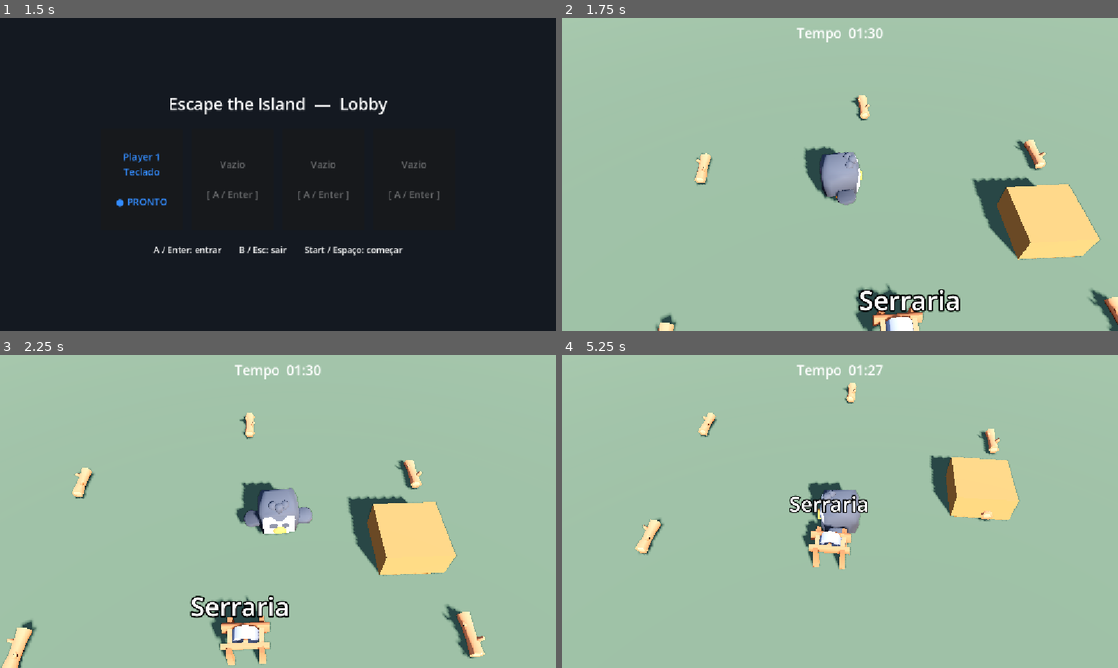
Above: before the commit, frames 1-4 (two rows, left to right).
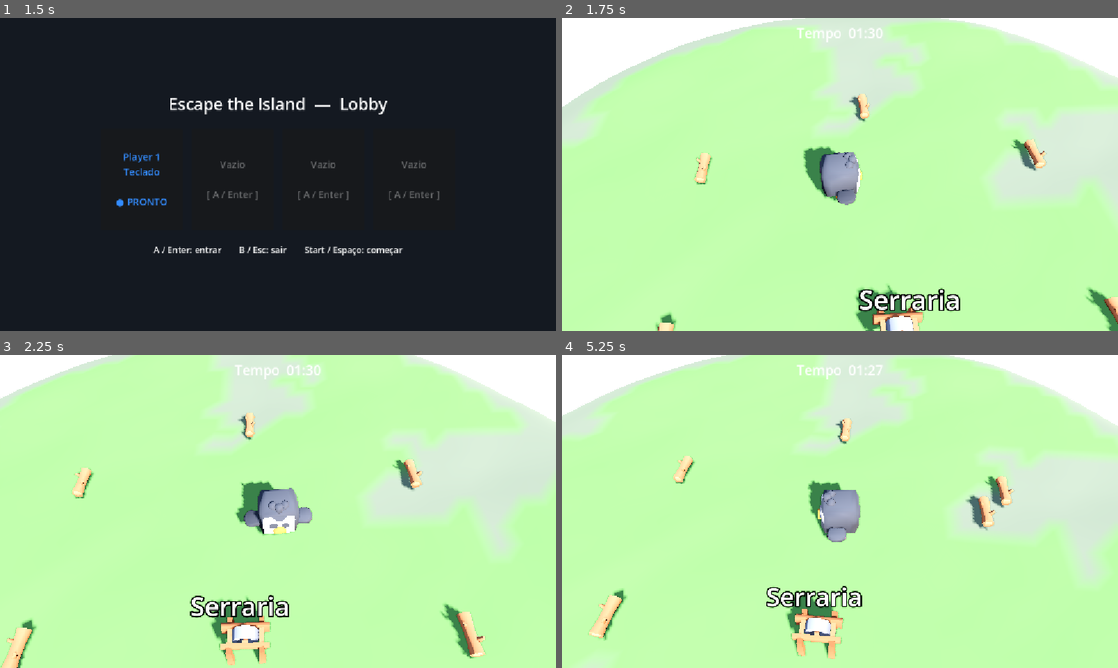
Above: after the commit, the same moments.

Repository: Hashiramaz/multiplayer-godot
Game: Godot game, scene res://scenes/menu/MainMenu.tscn
The game is run twice, just before and just after one commit, with the same random seed, the same clock (stepped at 60 frames per second) and the same inputs.
Inputs:
- Up to frame 1 (1.5 s): click "Jogar" at 0.5 s; tap Enter at 1.25 s; hold D from 1.28 s (still down); hold E from 1.28 s (still down)
- Up to frame 2 (1.75 s): keep holding D; keep holding E; tap Space at 1.52 s
- Up to frame 3 (2.25 s): release D at 2.03 s; release E at 2.03 s; hold S from 2.03 s (still down); tap Enter at 2.1 s
- Up to frame 4 (5.25 s): tap Space at 2.27, 3.77, 4.52 s; release S at 2.78 s; hold D 2.78-3.53 s; tap Keypad Enter at 2.85 s; hold W 3.53-4.28 s; tap Backspace at 3.6 s; hold E 4.28-5.03 s; hold A from 4.28 s (still down); tap Enter at 5.1 s

Frame 1 is identical in both runs. In frame 2, 97% of the frame differs, in the area x 0-100%, y 0-100%; in frame 3, 96%; in frame 4, 99%.

Commit message:
Island terrain, toon water, and outline via CompositorEffect
- Procedural island (island.gd @tool): gently-irregular sand/grass plateau
  sloping to beaches below the water line; runtime trimesh collision
- Toon water shader ported from Godot 3 to 4 (declared depth texture,
  source_color, INV_PROJECTION depth reconstruction) on a surrounding plane
- Outline moved from a fullscreen screen-reading quad to a CompositorEffect
  (POST_TRANSPARENT compute pass) so the transparent water renders correctly
- Arena swaps the flat floor/obstacle for the Island; wires the compositor
  on the camera in arena.gd
- posterize_pp.tres / posterize_outline.gdshader are now unused (kept for ref)

Co-Authored-By: Claude Opus 4.8 <noreply@anthropic.com>

Diff:
--- /dev/null
+++ b/Assets/Shaders/toon_water.gdshader
@@ -0,0 +1,82 @@
+// Toon water, ported to Godot 4 from Erik Roystan Ross's Unity shader
+// (https://roystan.net/articles/toon-water.html), original Godot 3 port on
+// godotshaders.com. Godot 4 changes: DEPTH_TEXTURE declared as a uniform,
+// hint_color -> source_color, depth reconstructed via INV_PROJECTION_MATRIX.
+shader_type spatial;
+render_mode cull_disabled;
+
+const float SMOOTHSTEP_AA = 0.01;
+
+uniform sampler2D DEPTH_TEXTURE : hint_depth_texture, filter_linear_mipmap;
+uniform sampler2D surfaceNoise : repeat_enable;
+uniform sampler2D distortNoise : repeat_enable;
+
+uniform float beer_factor = 1.5;
+
+uniform float foam_max_distance = 0.4;
+uniform float foam_min_distance = 0.04;
+uniform vec4 foam_color : source_color = vec4(1.0);
+
+uniform vec2 surface_noise_tiling = vec2(1.0, 4.0);
+uniform vec3 surface_noise_scroll = vec3(0.03, 0.03, 0.0);
+uniform float surface_noise_cutoff : hint_range(0.0, 1.0) = 0.777;
+uniform float surface_distortion_amount : hint_range(0.0, 1.0) = 0.27;
+
+uniform vec4 depth_gradient_shallow : source_color = vec4(0.325, 0.807, 0.971, 0.725);
+uniform vec4 depth_gradient_deep : source_color = vec4(0.086, 0.407, 1.0, 0.749);
+uniform float depth_max_distance : hint_range(0.0, 1.0) = 1.0;
+uniform float depth_factor = 1.0;
+
+varying vec2 noiseUV;
+varying vec2 distortUV;
+varying vec3 viewNormal;
+
+vec4 alphaBlend(vec4 top, vec4 bottom) {
+	vec3 color = (top.rgb * top.a) + (bottom.rgb * (1.0 - top.a));
+	float alpha = top.a + bottom.a * (1.0 - top.a);
+	return vec4(color, alpha);
+}
+
+void vertex() {
+	viewNormal = (MODELVIEW_MATRIX * vec4(NORMAL, 0.0)).xyz;
+	noiseUV = UV * surface_noise_tiling;
+	distortUV = UV;
+}
+
+void fragment() {
+	// Reconstruct the opaque scene's view-space depth behind the water.
+	float depth_raw = texture(DEPTH_TEXTURE, SCREEN_UV).r;
+	vec3 ndc = vec3(SCREEN_UV * 2.0 - 1.0, depth_raw);
+	vec4 view = INV_PROJECTION_MATRIX * vec4(ndc, 1.0);
+	view.xyz /= view.w;
+	// Water column thickness (VERTEX.z is the water surface, both are negative).
+	float depth = VERTEX.z - view.z;
+	depth = 1.0 - exp(-depth * beer_factor);
+
+	vec3 existingNormal = vec3(dFdx(depth), dFdy(depth), 0.0);
+	float normalDot = clamp(dot(existingNormal, viewNormal), 0.0, 1.0);
+	float foamDistance = mix(foam_max_distance, foam_min_distance, normalDot);
+
+	float foamDepth = clamp(depth / foamDistance, 0.0, 1.0);
+	float surfaceNoiseCutoff = foamDepth * surface_noise_cutoff;
+
+	vec4 distortNoiseSample = texture(distortNoise, distortUV);
+	vec2 distortAmount = (distortNoiseSample.xy * 2.0 - 1.0) * surface_distortion_amount;
+
+	vec2 noise_uv = vec2(
+		(noiseUV.x + TIME * surface_noise_scroll.x) + distortAmount.x,
+		(noiseUV.y + TIME * surface_noise_scroll.y + distortAmount.y)
+	);
+	float surfaceNoiseSample = texture(surfaceNoise, noise_uv).r;
+	float surfaceNoiseAmount = smoothstep(surfaceNoiseCutoff - SMOOTHSTEP_AA, surfaceNoiseCutoff + SMOOTHSTEP_AA, surfaceNoiseSample);
+
+	float waterDepth = clamp(depth / depth_max_distance, 0.0, 1.0) * depth_factor;
+	vec4 waterColor = mix(depth_gradient_shallow, depth_gradient_deep, waterDepth);
+
+	vec4 surfaceNoiseColor = foam_color;
+	surfaceNoiseColor.a *= surfaceNoiseAmount;
+	vec4 color = alphaBlend(surfaceNoiseColor, waterColor);
+
+	ALBEDO = color.rgb;
+	ALPHA = color.a;
+}
--- /dev/null
+++ b/Assets/Shaders/toon_water.tres
@@ -0,0 +1,35 @@
+[gd_resource type="ShaderMaterial" format=3 uid="uid://03tsqnokhtco"]
+
+[ext_resource type="Shader" uid="uid://dmmvaghhw6jl3" path="res://Assets/Shaders/toon_water.gdshader" id="1_shader"]
+
+[sub_resource type="FastNoiseLite" id="fnl_distort"]
+frequency = 0.1
+
+[sub_resource type="NoiseTexture2D" id="tex_distort"]
+noise = SubResource("fnl_distort")
+seamless = true
+
+[sub_resource type="FastNoiseLite" id="fnl_surface"]
+frequency = 0.05
+
+[sub_resource type="NoiseTexture2D" id="tex_surface"]
+noise = SubResource("fnl_surface")
+seamless = true
+
+[resource]
+render_priority = 0
+shader = ExtResource("1_shader")
+shader_parameter/surfaceNoise = SubResource("tex_surface")
+shader_parameter/distortNoise = SubResource("tex_distort")
+shader_parameter/beer_factor = 1.5
+shader_parameter/foam_max_distance = 0.4
+shader_parameter/foam_min_distance = 0.04
+shader_parameter/foam_color = Color(1, 1, 1, 1)
+shader_parameter/surface_noise_tiling = Vector2(8, 8)
+shader_parameter/surface_noise_scroll = Vector3(0.03, 0.03, 0)
+shader_parameter/surface_noise_cutoff = 0.6
+shader_parameter/surface_distortion_amount = 0.15
+shader_parameter/depth_gradient_shallow = Color(0.3, 0.8, 0.85, 0.55)
+shader_parameter/depth_gradient_deep = Color(0.1, 0.4, 0.65, 0.85)
+shader_parameter/depth_max_distance = 1.0
+shader_parameter/depth_factor = 1.0
--- a/scenes/arena/Arena.tscn
+++ b/scenes/arena/Arena.tscn
@@ -7,8 +7,8 @@
 [ext_resource type="PackedScene" path="res://scenes/ui/MatchUI.tscn" id="match"]
 [ext_resource type="PackedScene" path="res://scenes/ui/PauseMenu.tscn" id="pause"]
 [ext_resource type="PackedScene" path="res://scenes/player/Player.tscn" id="player_scene"]
-[ext_resource type="Material" uid="uid://ba7ailjdm7u5t" path="res://Assets/Shaders/posterize_pp.tres" id="pp_material"]
 [ext_resource type="PackedScene" uid="uid://0f7aopcqkhmj" path="res://scenes/interactables/Sawmill.tscn" id="sawmill"]
+[ext_resource type="PackedScene" path="res://scenes/arena/Island.tscn" id="island"]
 
 [sub_resource type="ProceduralSkyMaterial" id="sky_mat"]
 
@@ -28,28 +28,6 @@
 adjustment_contrast = 1.08
 adjustment_saturation = 1.15
 
-[sub_resource type="BoxMesh" id="floor_mesh"]
-size = Vector3(40, 1, 40)
-
-[sub_resource type="StandardMaterial3D" id="floor_mat"]
-albedo_color = Color(0.35, 0.42, 0.35, 1)
-
-[sub_resource type="BoxShape3D" id="floor_shape"]
-size = Vector3(40, 1, 40)
-
-[sub_resource type="BoxMesh" id="obs_mesh"]
-size = Vector3(2, 1, 2)
-
-[sub_resource type="StandardMaterial3D" id="obs_mat"]
-albedo_color = Color(0.7, 0.5, 0.3, 1)
-
-[sub_resource type="BoxShape3D" id="obs_shape"]
-size = Vector3(2, 1, 2)
-
-[sub_resource type="QuadMesh" id="pp_quad"]
-flip_faces = true
-size = Vector2(2, 2)
-
 [node name="Arena" type="Node3D" unique_id=352569236]
 script = ExtResource("arena")
 player_scene = ExtResource("player_scene")
@@ -64,25 +42,7 @@
 light_angular_distance = 1.5
 shadow_enabled = true
 
-[node name="Floor" type="StaticBody3D" parent="." unique_id=709559182]
-transform = Transform3D(1, 0, 0, 0, 1, 0, 0, 0, 1, 0, -0.5, 0)
-
-[node name="Mesh" type="MeshInstance3D" parent="Floor" unique_id=835095901]
-mesh = SubResource("floor_mesh")
-surface_material_override/0 = SubResource("floor_mat")
-
-[node name="Collision" type="CollisionShape3D" parent="Floor" unique_id=214357602]
-shape = SubResource("floor_shape")
-
-[node name="Obstacle" type="StaticBody3D" parent="." unique_id=1762303042]
-transform = Transform3D(1, 0, 0, 0, 1, 0, 0, 0, 1, 5, 0.5, 0)
-
-[node name="Mesh" type="MeshInstance3D" parent="Obstacle" unique_id=462423361]
-mesh = SubResource("obs_mesh")
-surface_material_override/0 = SubResource("obs_mat")
-
-[node name="Collision" type="CollisionShape3D" parent="Obstacle" unique_id=135389705]
-shape = SubResource("obs_shape")
+[node name="Island" parent="." instance=ExtResource("island")]
 
 [node name="SpawnPoints" type="Node3D" parent="." unique_id=1285029624]
 
@@ -131,13 +91,6 @@
 transform = Transform3D(1, 0, 0, 0, 0.707, 0.707, 0, -0.707, 0.707, 0, 12, 12)
 fov = 45.0
 
-[node name="PostProcess" type="MeshInstance3D" parent="CameraRig/Camera3D" unique_id=1897753922]
-transform = Transform3D(1, 0, 0, 0, 1, 0, 0, 0, 1, 0, 0, -1)
-cast_shadow = 0
-extra_cull_margin = 16384.0
-mesh = SubResource("pp_quad")
-surface_material_override/0 = ExtResource("pp_material")
-
 [node name="PauseMenu" parent="." unique_id=1416911999 instance=ExtResource("pause")]
 
 [node name="MatchUI" parent="." unique_id=1913517077 instance=ExtResource("match")]
--- /dev/null
+++ b/scenes/arena/Island.tscn
@@ -0,0 +1,17 @@
+[gd_scene load_steps=4 format=3]
+
+[ext_resource type="Script" path="res://scripts/arena/island.gd" id="1_island"]
+[ext_resource type="Material" path="res://Assets/Shaders/toon_water.tres" id="2_water"]
+
+[sub_resource type="PlaneMesh" id="water_mesh"]
+size = Vector2(90, 90)
+
+[node name="Island" type="Node3D"]
+
+[node name="Terrain" type="MeshInstance3D" parent="."]
+script = ExtResource("1_island")
+
+[node name="Water" type="MeshInstance3D" parent="."]
+transform = Transform3D(1, 0, 0, 0, 1, 0, 0, 0, 1, 0, -0.8, 0)
+mesh = SubResource("water_mesh")
+material_override = ExtResource("2_water")
--- a/scripts/arena/arena.gd
+++ b/scripts/arena/arena.gd
@@ -11,6 +11,17 @@
 
 func _ready() -> void:
 	_spawn_players()
+	_setup_outline()
+
+## Attaches the outline post-process as a CompositorEffect on the camera. Doing it
+## after transparents (inside the effect) is what lets the transparent water show.
+func _setup_outline() -> void:
+	var camera := get_node_or_null("CameraRig/Camera3D") as Camera3D
+	if camera == null:
+		return
+	var compositor := Compositor.new()
+	compositor.compositor_effects = [OutlineEffect.new()]
+	camera.compositor = compositor
 
 func _spawn_players() -> void:
 	if player_scene == null:
--- /dev/null
+++ b/scripts/arena/island.gd
@@ -0,0 +1,95 @@
+@tool
+extends MeshInstance3D
+## Procedurally builds a gently-irregular island: a flat-ish sand/grass plateau in
+## the middle that slopes down to beaches and dips below the water line at the
+## edges, so the surrounding water plane laps the shore.
+##
+## The visual mesh regenerates in-editor (@tool) so props can be placed against it;
+## collision is only built at runtime. Tick "Rebuild" in the Inspector to refresh.
+
+@export var rebuild: bool = false:
+	set(value):
+		rebuild = false
+		_generate_mesh()
+
+@export_group("Shape")
+@export var world_size: float = 48.0
+@export var resolution: int = 64
+@export var plateau_radius: float = 13.0
+@export var shore_radius: float = 21.0
+@export var bump_height: float = 0.35
+@export var seabed_depth: float = 3.0
+@export var noise_seed: int = 1
+@export var noise_frequency: float = 0.06
+
+@export_group("Colors")
+@export var grass_color: Color = Color(0.45, 0.68, 0.38)
+@export var sand_color: Color = Color(0.85, 0.79, 0.56)
+@export var seabed_color: Color = Color(0.52, 0.58, 0.5)
+
+func _ready() -> void:
+	_generate_mesh()
+	if not Engine.is_editor_hint():
+		_generate_collision()
+
+func _generate_mesh() -> void:
+	var noise := FastNoiseLite.new()
+	noise.seed = noise_seed
+	noise.frequency = noise_frequency
+
+	var st := SurfaceTool.new()
+	st.begin(Mesh.PRIMITIVE_TRIANGLES)
+
+	var step := world_size / float(resolution)
+	var half := world_size * 0.5
+	for iz in range(resolution + 1):
+		for ix in range(resolution + 1):
+			var px := ix * step - half
+			var pz := iz * step - half
+			var h := _height(px, pz, noise)
+			st.set_color(_color_for(h, px, pz))
+			st.set_uv(Vector2(float(ix) / resolution, float(iz) / resolution))
+			st.add_vertex(Vector3(px, h, pz))
+
+	var row := resolution + 1
+	for iz in range(resolution):
+		for ix in range(resolution):
+			var i := iz * row + ix
+			st.add_index(i)
+			st.add_index(i + 1)
+			st.add_index(i + row)
+			st.add_index(i + 1)
+			st.add_index(i + row + 1)
+			st.add_index(i + row)
+
+	st.generate_normals()
+	mesh = st.commit()
+
+	if material_override == null:
+		var mat := StandardMaterial3D.new()
+		mat.vertex_color_use_as_albedo = true
+		mat.roughness = 0.95
+		material_override = mat
+
+func _height(x: float, z: float, noise: FastNoiseLite) -> float:
+	var r := sqrt(x * x + z * z)
+	# 1 inside the plateau, easing to 0 at the shore and beyond.
+	var t_land := 1.0 - smoothstep(plateau_radius, shore_radius, r)
+	# plateau near 0, dropping to -seabed_depth past the shore, plus gentle bumps.
+	var base := lerpf(-seabed_depth, 0.0, t_land)
+	var bump := noise.get_noise_2d(x, z) * bump_height * t_land
+	return base + bump
+
+func _color_for(h: float, x: float, z: float) -> Color:
+	if h < -0.1:
+		return seabed_color
+	var r := sqrt(x * x + z * z)
+	var t_land := 1.0 - smoothstep(plateau_radius, shore_radius, r)
+	var grass_amount := smoothstep(0.5, 0.85, t_land)
+	return sand_color.lerp(grass_color, grass_amount)
+
+func _generate_collision() -> void:
+	for child in get_children():
+		if child is StaticBody3D:
+			child.queue_free()
+	create_trimesh_collision()
--- /dev/null
+++ b/scripts/rendering/outline_effect.gd
@@ -0,0 +1,94 @@
+@tool
+class_name OutlineEffect
+extends CompositorEffect
+## Screen-space silhouette outline as a Godot 4 CompositorEffect. It runs
+## POST_TRANSPARENT -- after the water and other transparents are drawn -- so it
+## composes correctly with transparency, unlike a fullscreen quad that reads
+## SCREEN_TEXTURE (which only sees the opaque pass and hid the water).
+##
+## Advanced / low-level: it dispatches a compute shader over the color + depth
+## buffers via the RenderingDevice.
+
+@export var outline_color: Color = Color(0.0, 0.0, 0.0, 1.0)
+@export var thickness: float = 1.2
+@export var depth_threshold: float = 0.35
+
+@export_group("Camera depth range")
+@export var near: float = 0.05
+@export var far: float = 4000.0
+
+var _rd: RenderingDevice
+var _shader: RID
+var _pipeline: RID
+var _sampler: RID
+
+func _init() -> void:
+	effect_callback_type = EFFECT_CALLBACK_TYPE_POST_TRANSPARENT
+	RenderingServer.call_on_render_thread(_initialize)
+
+func _initialize() -> void:
+	_rd = RenderingServer.get_rendering_device()
+	if _rd == null:
+		return
+	var shader_file: RDShaderFile = load("res://Assets/Shaders/outline_compute.glsl")
+	if shader_file == null:
+		return
+	var spirv := shader_file.get_spirv()
+	_shader = _rd.shader_create_from_spirv(spirv)
+	_pipeline = _rd.compute_pipeline_create(_shader)
+	var ss := RDSamplerState.new()
+	ss.mag_filter = RenderingDevice.SAMPLER_FILTER_NEAREST
+	ss.min_filter = RenderingDevice.SAMPLER_FILTER_NEAREST
+	_sampler = _rd.sampler_create(ss)
+
+func _notification(what: int) -> void:
+	if what == NOTIFICATION_PREDELETE and _rd != null:
+		if _sampler.is_valid():
+			_rd.free_rid(_sampler)
+		if _pipeline.is_valid():
+			_rd.free_rid(_pipeline)
+		if _shader.is_valid():
+			_rd.free_rid(_shader)
+
+func _render_callback(callback_type: int, render_data: RenderData) -> void:
+	if _rd == null or callback_type != EFFECT_CALLBACK_TYPE_POST_TRANSPARENT:
+		return
+	var buffers := render_data.get_render_scene_buffers() as RenderSceneBuffersRD
+	if buffers == null:
+		return
+	var size := buffers.get_internal_size()
+	if size.x == 0 or size.y == 0:
+		return
+
+	var x_groups := ceili(size.x / 8.0)
+	var y_groups := ceili(size.y / 8.0)
+
+	var push := PackedFloat32Array([
+		float(size.x), float(size.y), thickness, depth_threshold,
+		near, far, 0.0, 0.0,
+		outline_color.r, outline_color.g, outline_color.b, outline_color.a
+	]).to_byte_array()
+
+	for view in range(buffers.get_view_count()):
+		var color := buffers.get_color_layer(view)
+		var depth := buffers.get_depth_layer(view)
+
+		var u_color := RDUniform.new()
+		u_color.uniform_type = RenderingDevice.UNIFORM_TYPE_IMAGE
+		u_color.binding = 0
+		u_color.add_id(color)
+
+		var u_depth := RDUniform.new()
+		u_depth.uniform_type = RenderingDevice.UNIFORM_TYPE_SAMPLER_WITH_TEXTURE
+		u_depth.binding = 1
+		u_depth.add_id(_sampler)
+		u_depth.add_id(depth)
+
+		var uniform_set := UniformSetCacheRD.get_cache(_shader, 0, [u_color, u_depth])
+
+		var list := _rd.compute_list_begin()
+		_rd.compute_list_bind_compute_pipeline(list, _pipeline)
+		_rd.compute_list_bind_uniform_set(list, uniform_set, 0)
+		_rd.compute_list_set_push_constant(list, push, push.size())
+		_rd.compute_list_dispatch(list, x_groups, y_groups, 1)
+		_rd.compute_list_end()
Not shown, added: Assets/Shaders/outline_compute.glsl
Not shown, added: Assets/Shaders/outline_compute.glsl.import
Not shown, added: Assets/Shaders/toon_water.gdshader.uid
Not shown, added: scripts/arena/island.gd.uid
Not shown, added: scripts/rendering/outline_effect.gd.uid
